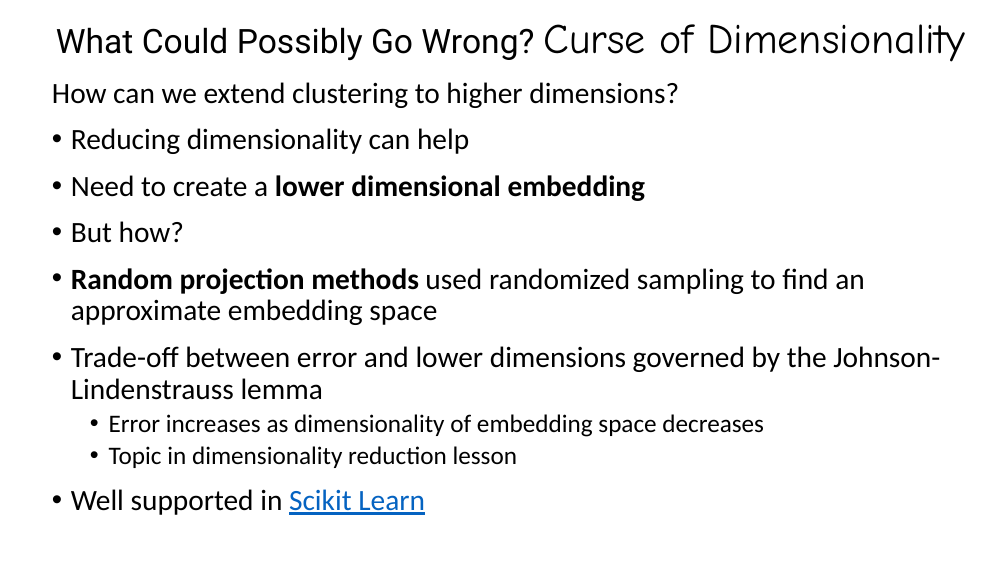
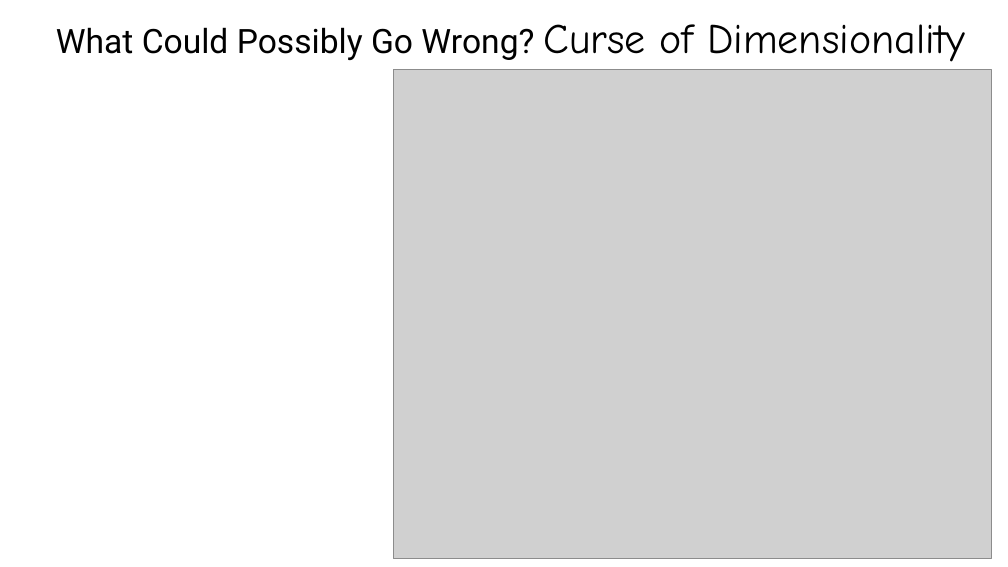
Before and after one commit to StephenElston/CSCI-E-108, a slide deck: slide 9 of slides/10_DimensionalityReduction_Part2.pptx (slide 11 before the commit). Drawn at 1008x567 pixels with LibreOffice and Linux fonts; fonts in the diff are those of the drawing; grey boxes stand for pictures. Boxes give left, top, right and bottom in pixels: in the first picture for what was removed or moved away, otherwise in the second. Text is boxed around its words. In the diff, an @@ line names an element or a change of style, - is before the commit and + after.

```diff
--- a/slides/10_DimensionalityReduction_Part2.pptx
+++ b/slides/10_DimensionalityReduction_Part2.pptx
@@ text removed at [52,82,940,515] @@
-How can we extend clustering to higher dimensions?
-• Reducing dimensionality can help
-• Need to create a lower dimensional embedding
-• But how?
-• Random projection methods used randomized sampling to find an approximate embedding space
-• Trade-off between error and lower dimensions governed by the Johnson-Lindenstrauss lemma
-  • Error increases as dimensionality of embedding space decreases
-  • Topic in dimensionality reduction lesson
-• Well supported in Scikit Learn
@@ picture added at [393,70,991,559] @@
```
Also in this commit, not shown: 10 other slides changed, 12 slides added.
